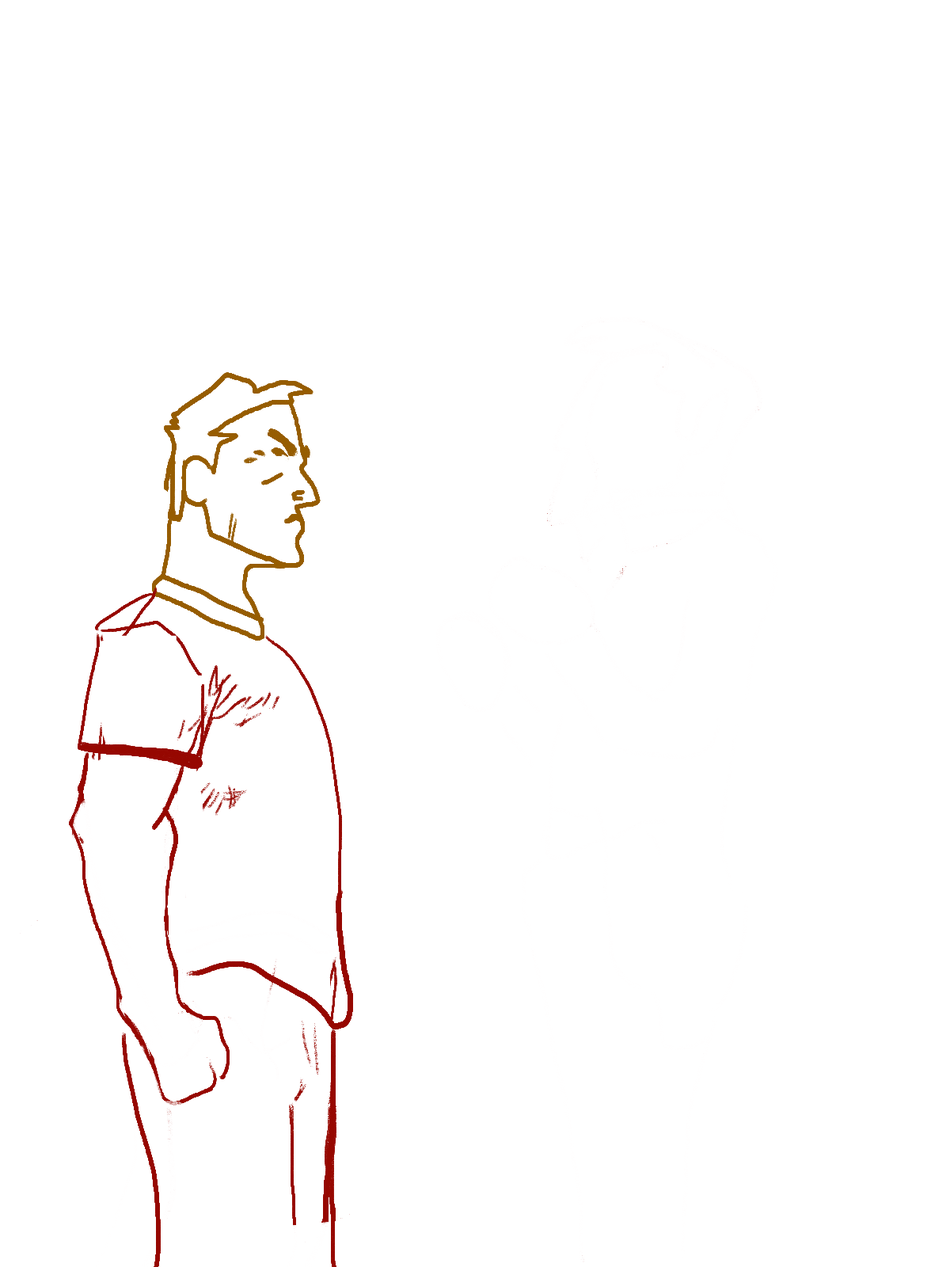
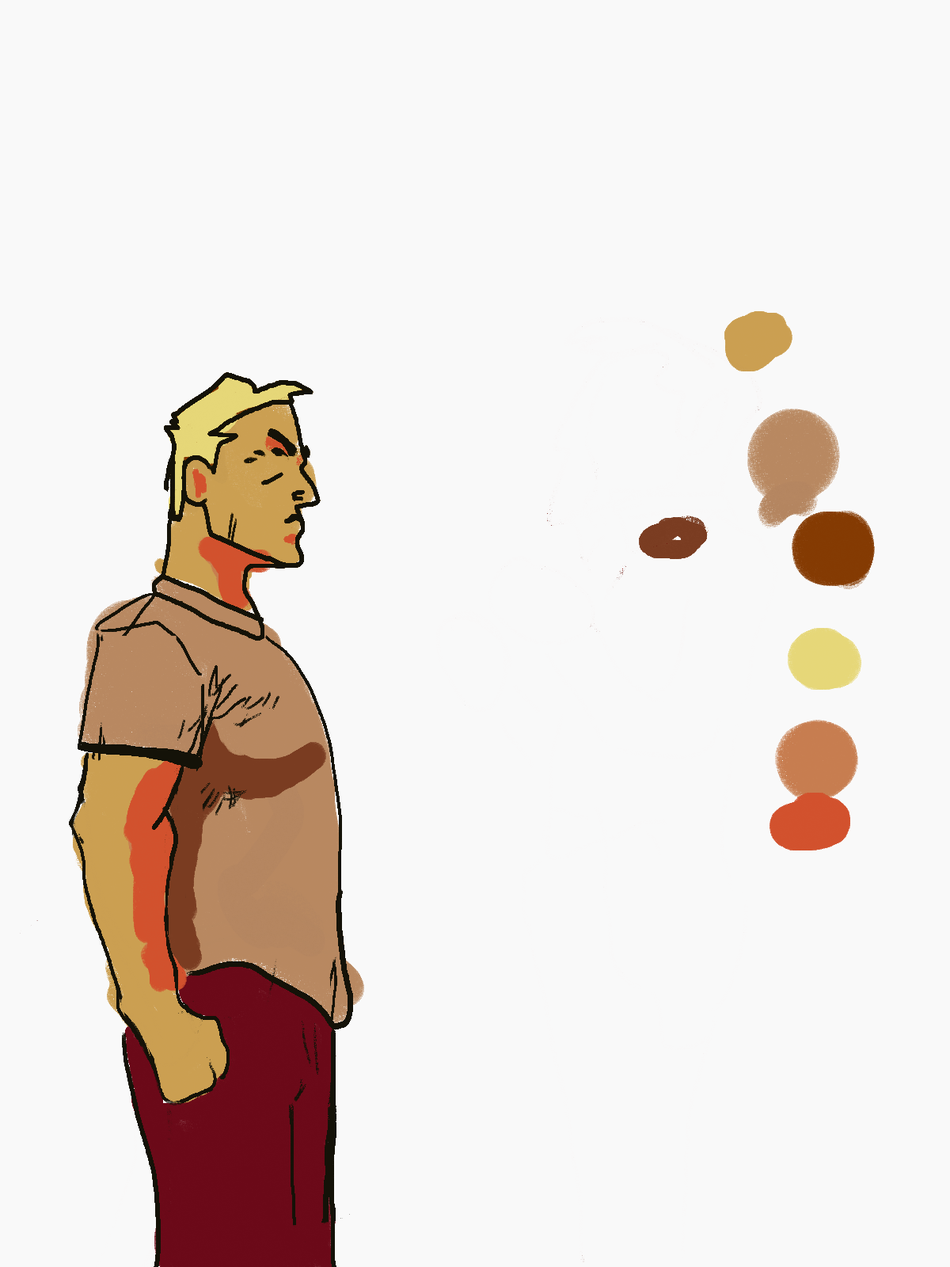
Revision of a layered 950×1267 image; what changed, layer by layer:
removed layer "Layer 4" over 0, 253, 862, 1267
removed layer "Layer 2" over 101, 354, 355, 659
added layer "Outlines" above "Shades" over 0, 0, 950, 1267
added layer "Shades" above "Color" over 101, 405, 862, 1014
added layer "Color" above "Background" over 50, 304, 913, 1267
